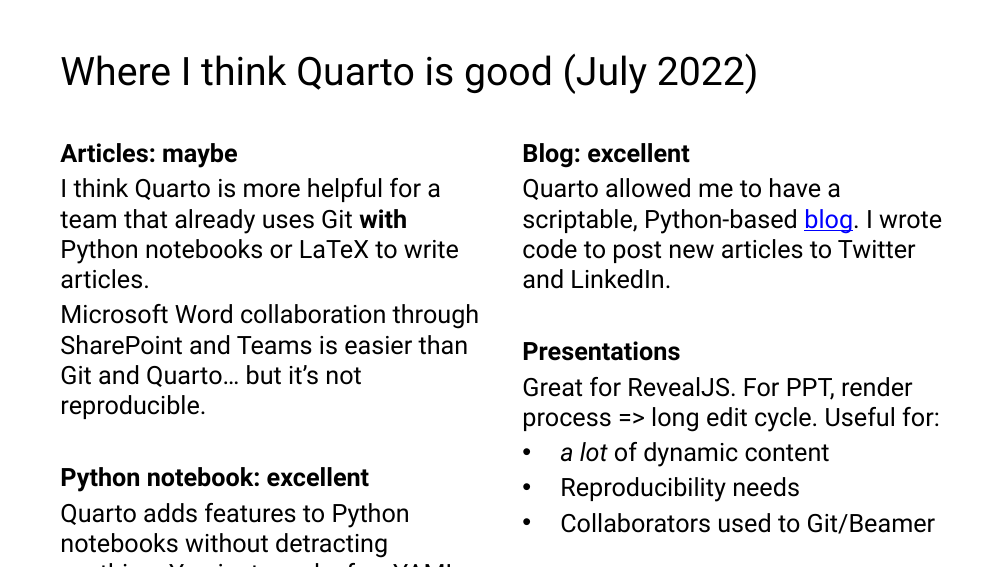
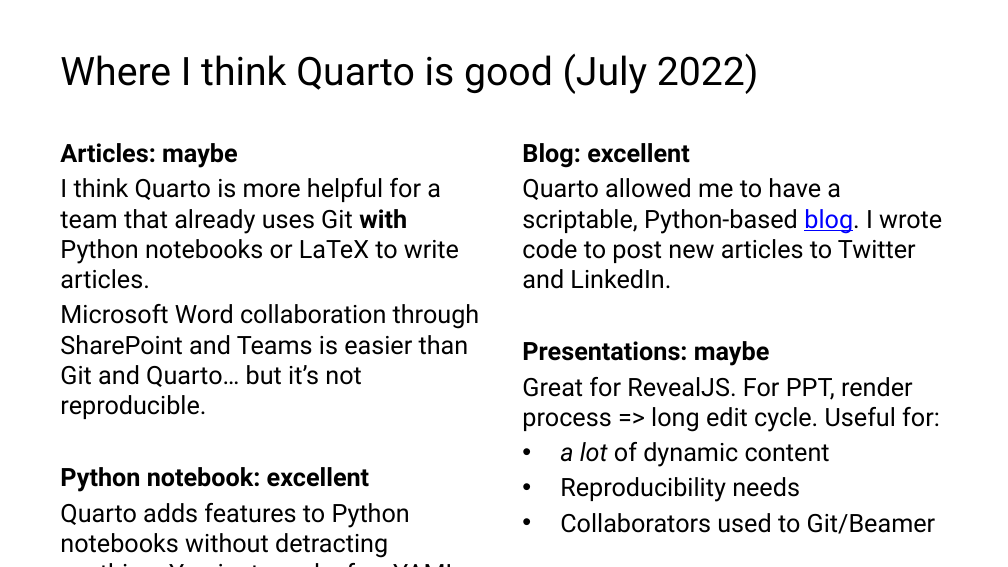
Before and after one commit to lucas-a-meyer/using-quarto, a slide deck: slide 41 of docs/presentation.pptx. Drawn at 1008x567 pixels with LibreOffice and Linux fonts; fonts in the diff are those of the drawing. Boxes give left, top, right and bottom in pixels: in the first picture for what was removed or moved away, otherwise in the second. Text is boxed around its words. In the diff, an @@ line names an element or a change of style, - is before the commit and + after.

```diff
--- a/docs/presentation.pptx
+++ b/docs/presentation.pptx
@@ text at (522,341,770,366): text changed @@
-Presentations
+Presentations: maybe
```
Also in this commit, not shown: 1 other slide changed, 9 other files.
